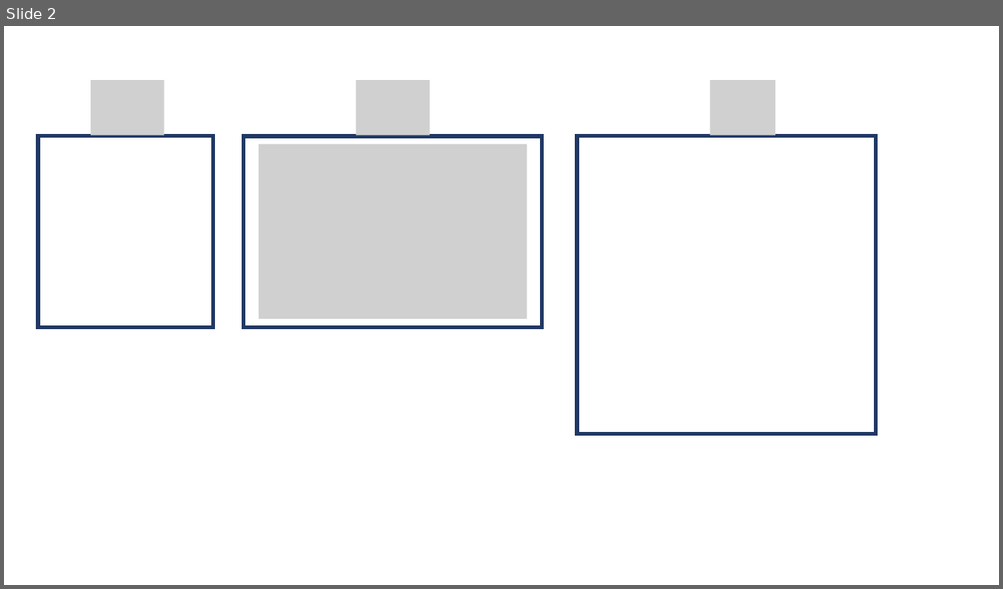
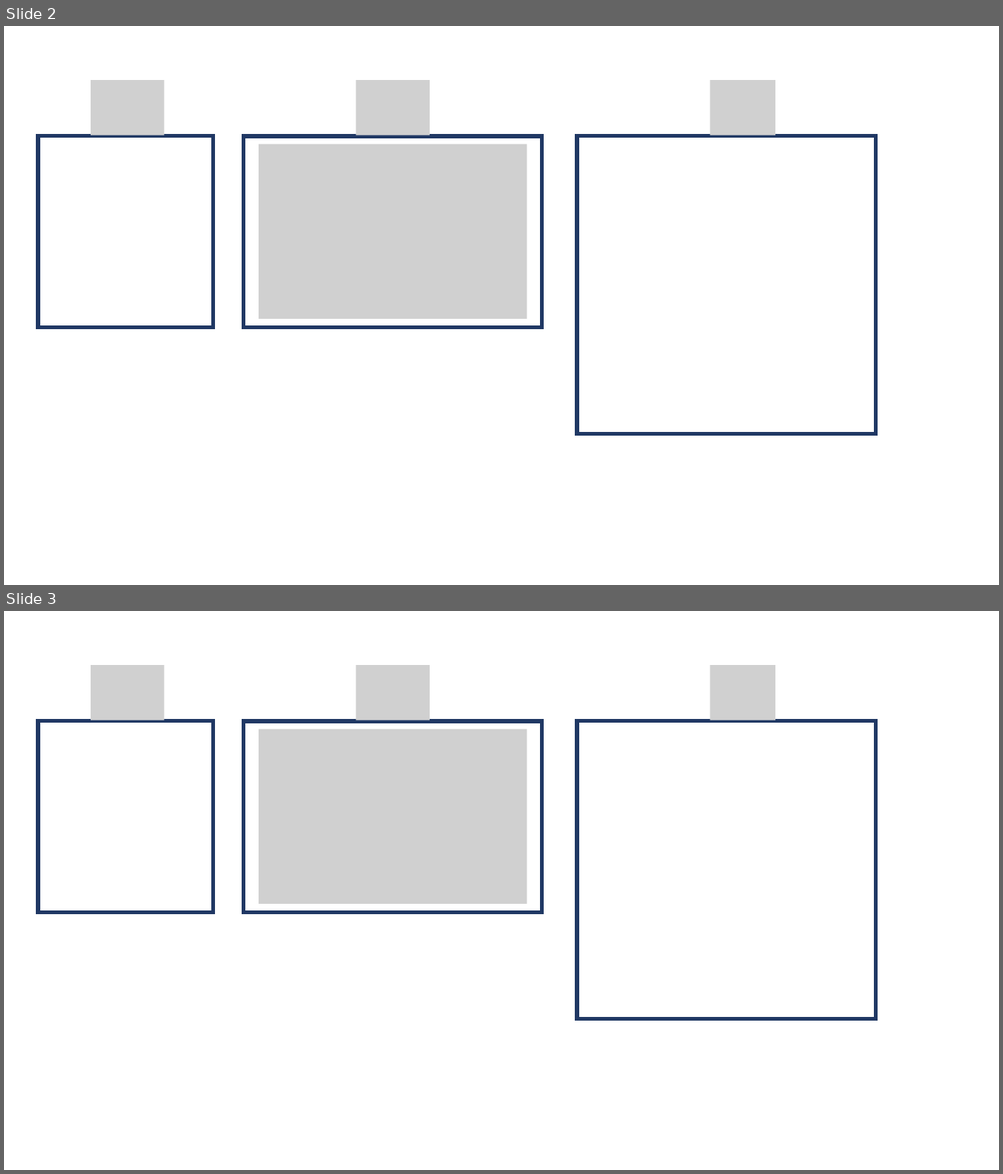
Before and after one commit to mcrovella/CS132-Geometric-Algorithms, a slide deck: images/Lecture 25 Figures.pptx. Shown one above the other, each under a label of ours: slide 2 before the commit, slides 2 and 3 after it. The pictures are 1003x589 and 1003x1174 pixels, drawn with LibreOffice and Linux fonts; fonts in the diff are those of the drawing; grey boxes stand for pictures. Boxes give left, top, right and bottom in pixels: in the first picture for what was removed or moved away, otherwise in the second. Text is boxed around its words. In the diff, an @@ line names an element or a change of style, - is before the commit and + after.

```diff
--- a/images/Lecture 25 Figures.pptx
+++ b/images/Lecture 25 Figures.pptx
@@ slide 3 added at box(4, 611, 999, 1170), background #FFFFFF @@
@@ picture added at box(91, 665, 165, 720) @@
@@ picture added at box(356, 665, 430, 720) @@
@@ picture added at box(710, 665, 776, 720) @@
@@ rectangle added at box(38, 721, 213, 912), outline #203864 3.75 pt @@
@@ rectangle added at box(244, 721, 542, 913), outline #203864 3.75 pt @@
@@ rectangle added at box(577, 721, 876, 1019), outline #203864 3.75 pt @@
@@ picture added at box(259, 729, 527, 903) @@
```
Also in this commit, not shown: 1 other slide added, 3 other files.
